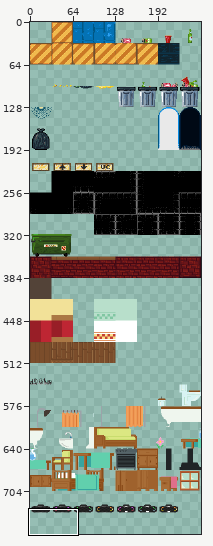
Sprite sheet: workfiles/tiles/basetiles.png. Above, an overview of the earlier version with the close-up marked.
Close-up. Before the edit:
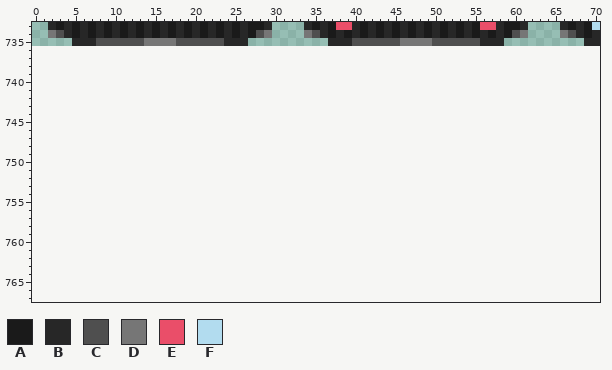
The file is 256x736 pixels. Colours within 5 levels of each other are drawn and written as one. Shown: x 0..70, y 733..767. The old version is drawn lined up with the new one, on the new canvas.
Palette (. is transparent): A #1a1a1a  B #272727  C #4f4f4f  D #767676  E #ea4e69  F #b2dcef
Pixels before (only the part around the change), first column x 0:
733 ..BABABABABABABABABABABABABAAB....BABAEEBABABABABABABABAEEBAAB....BABA
734 ..DCBABABABABABABABABABABABACD....DCBABABABABABABABABABABABACD....DCBA
735 .....BBBCCCCCCDDDDCCCCCCBBB..........BBBCCCCCCDDDDCCCCCCBBB..........B
736 ......................................................................
737 ......................................................................
738 ......................................................................
739 ......................................................................
740 ......................................................................
741 ......................................................................
742 ......................................................................
743 ......................................................................
744 ......................................................................
745 ......................................................................
746 ......................................................................
747 ......................................................................
748 ......................................................................
749 ......................................................................
750 ......................................................................
751 ......................................................................
752 ......................................................................
753 ......................................................................
754 ......................................................................
755 ......................................................................
756 ......................................................................
757 ......................................................................
758 ......................................................................
759 ......................................................................
760 ......................................................................
761 ......................................................................
762 ......................................................................
763 ......................................................................
764 ......................................................................
765 ......................................................................
766 ......................................................................
767 ......................................................................
After:
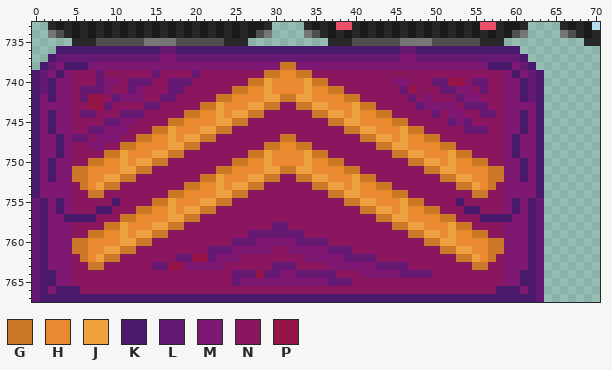
Colours new in this view: G #cb7826  H #eb8931  J #eea23f  K #491a6b  L #651972  M #7e1872  N #8b1660  P #971448
Changes in this commit:
canvas 256x736 -> 256x768
Changed rows in their new state; - is an unchanged pixel.
first column x 0:
736 ---KKKKKKKKKKKKKLLKKKKKKKKKKKKKKKKKKKKKKKKKKKKLLKKKKKKKKKKKKK---
737 --KLLLLLLLLLLLLLMMLLLLLLLLLLLLLLLLLLLLLLLLLLLLMMLLLLLLLLLLLLLK--
738 -KLMKKKMMMMMMMMMMMMMMMMMMMMMMMMGGMMMMMMMMMMMMMMMMMMMMMMMMKKKMLK-
739 KLMKMNNNLNNNNNNLNNNNLNNNNNNNNGGHHGGNNNNNNNNNNNNNNNNNNNNNNNNMKMLK
740 KLKMMNNNLMMNLLLNNLLLNNNNNNNGGJHHHHJGGNNNNNNNNMMNNNLLPPNLLNNMMKLK
741 KLKMMNLLLMNNLMNNNLLNNNNNNGGHHJHHHHJHHGGNNNNNNNLPNNNLLMMNLNNMMKLK
742 KMKMMNLPPNLMMMNNLLNNNNNGGHHHHJJGGJJHHHHGGNNNNNNLNMNNNLMMNNNMMKLK
743 KMMMMNNPPLNNNNLLNNNNNGGJHHHJJGGNNGGJJHHHJGGNNNNNLMMMMNLLLNNMMMMK
744 KMKMMNLLNNNLLLNNNNNGGHHJHJJGGNNNNNNGGJJHJHHGGNNNNNLNMMNNLLNMMKMK
745 KMKMMNNNNLLMMNNNNGGHHHHJJGGNNNNNNNNNNGGJJHHHHGGNNNNNLMLNNNNMMKMK
746 KMKMMNNLLMMMNNNGGJHHHJJGGNNNNNNNNNNNNNNGGJJHHHJGGNNNNNLLLNNMMKMK
747 KMMKMLLNMMMNNGGHHJHJJGGNNNNNNNNGGNNNNNNNNGGJJHJHHGGNNNNNNNNMKMMK
748 KMMKMNNMMNNGGHHHHJJGGNNNNNNNNGGHHGGNNNNNNNNGGJJHHHHGGNNNNNNMKMMK
749 KMMKMNNNNGGJHHHJJGGNNNNNNNNGGJHHHHJGGNNNNNNNNGGJJHHHJGGNNNNMKMMK
750 KMKMMNNGGHHJHJJGGNNNNNNNNGGHHJHHHHJHHGGNNNNNNNNGGJJHJHHGGNNMMKMK
751 KMKMMGGHHHHJJGGNNNNNNNNGGHHHHJJGGJJHHHHGGNNNNNNNNGGJJHHHHGGMMKMK
752 KMKMMGGHHJJGGNNNNNNNNGGJHHHJJGGNNGGJJHHHJGGNNNNNNNNGGJJHHGGMMKMK
753 KMMMMNGHJGGNNNNNNNNGGHHJHJJGGNNNNNNGGJJHJHHGGNNNNNNNNGGJHGNMMMMK
754 KMMMMNNGGNNNNNNNNGGHHHHJJGGNNNNNNNNNNGGJJHHHHGGNNNNNNNNGGNNMMMMK
755 LKMKMNNNNNKNNNNGGJHHHJJGGNNNNNNNNNNNNNNGGJJHHHJGGNNNNKNNNNNMKMKL
756 LKMKMNNNKKNNNGGHHJHJJGGNNNNNNNNNNNNNNNNNNGGJJHJHHGGNNNKKNNNMKMKL
757 LKMMKKKKNNNGGHHHHJJGGNNNNNNNNNNNNNNNNNNNNNNGGJJHHHHGGNNNKKKKMMKL
758 LKMMMNNNNGGJHHHJJGGNNNNNNNNNNNLLNNNNNNNNNNNNNGGJJHHHJGGNNNNMMMKL
759 LKMMMNNGGHHJHJJGGNNNNNNNNNNLLLLLLLNNNNNNNNNNNNNGGJJHJHHGGNNMMMKL
760 LKMMMGGHHHHJJGGNNNNNNNNNNLLLMMMMMLLLLNNNNNNNNNNNNGGJJHHHHGGMMMKL
761 LKMMMGGHHJJGGNNNNNNNNNLLLMMMMMNNMMMMMLLLNNNNNNNNNNNGGJJHHGGMMMKL
762 LKMMMNGHJGGNNNNNNNLLPPLMMMNNNNNNNNMMMMMLLLLNNNNNNNNNNGGJHGNMMMKL
763 LKMMMNNGGNNNNNNLLPPMMMMMNNNNNNLLLNNNNMMMMMMLLLLNNNNNNNNGGNNMMMKL
764 LKKMMNNNNNNNNNNNNNNNNNNNNLLLPLLMMLLLLLNNNMMMMMLLLLNNNNNNNNNMMKKL
765 LKKMMNNNNNNNNNNNNNNNNNNNNLMMMMMMMMMMMLLLNNNNNNNNNNNNNNNNNNNMMKKL
766 LKMKKKNNNNNNNNNNNNNNNNNNNNNNNNNNNNNNNNNNNNNNNNNNNNNNNNNNNNKKKMKL
767 LKKKKKKKKKKKKKKKKKKKKKKKKKKKKKKKKKKKKKKKKKKKKKKKKKKKKKKKKKKKKKKL
Pixel boxes of the changes (left, top, right, bottom) in both close-ups:
added: (32, 46, 544, 302)
